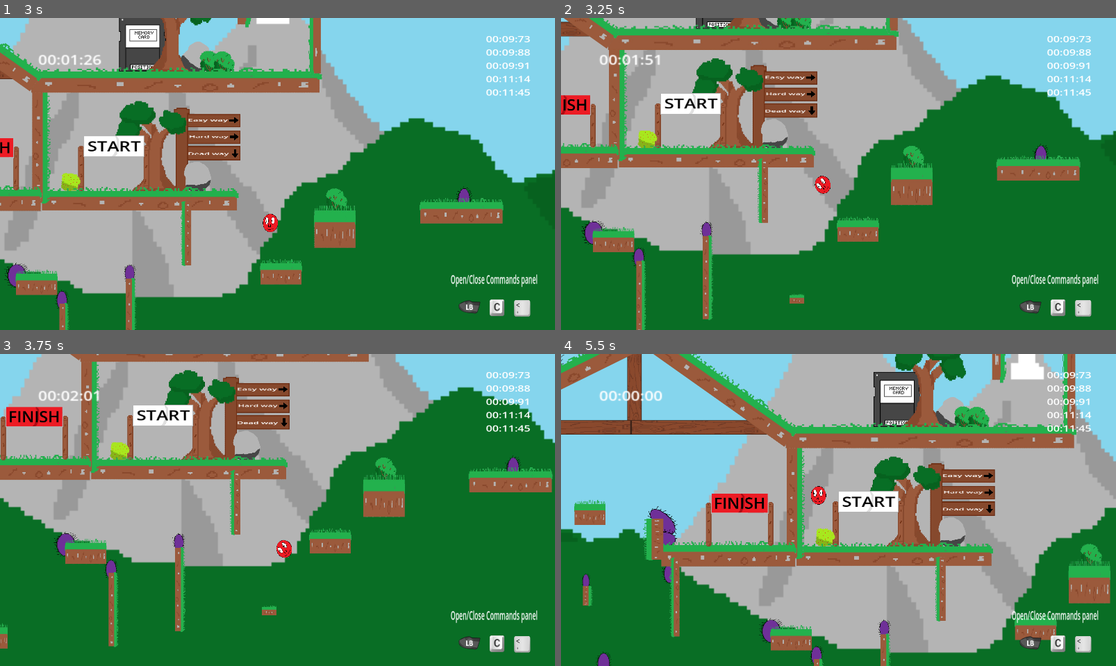
Above: before the commit, frames 1-4 (two rows, left to right).
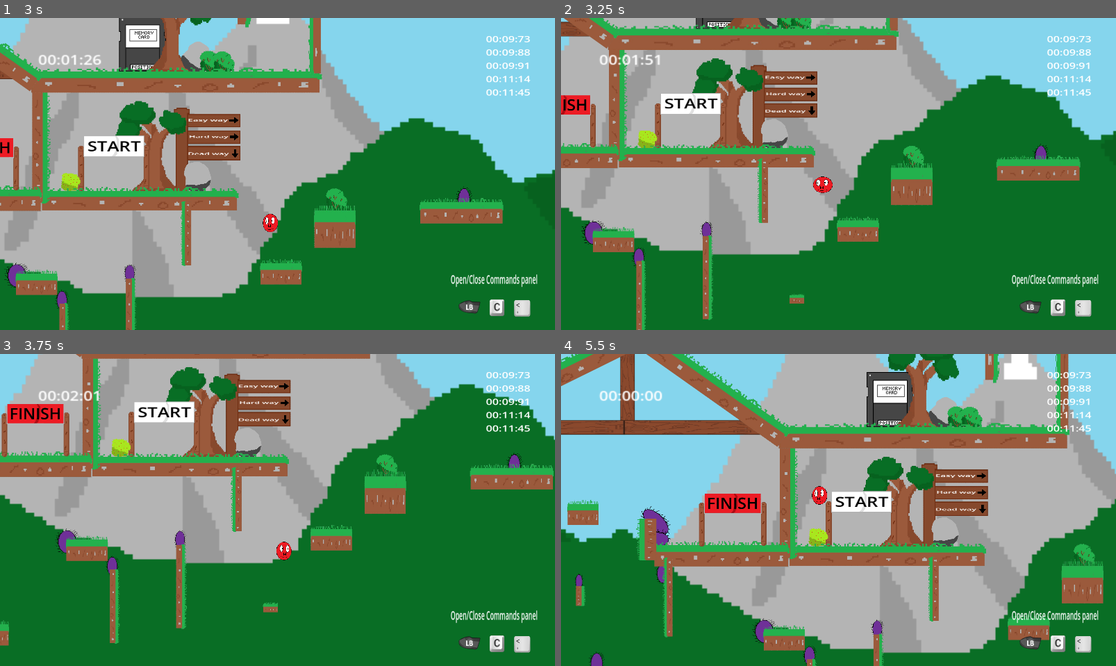
Above: after the commit, the same moments.

Repository: Mahnwe/TheBallThatWasUwU
Game: Godot game, scene res://Scenes/menu.tscn
Same seed, same stepped clock (60 frames per second), same inputs: the game is played once before the commit and once after it.
Inputs (mouse positions are in pixels of both pictures, inside the frame that each line leads up to):
- Up to frame 1 (3 s): click "Level 1" at 0.5 s; tap Enter at 1.25 s; move the mouse to (399, 158) at 1.27 s; hold Space (jump) 1.28-2.03 s; hold D (move_right) 1.28-2.78 s; tap X (dash) at 1.35, 2.3, 2.85 s; click (399, 158) at 1.42 s; move the mouse to (166, 189) at 2.02 s; tap Space (jump) at 2.1, 2.27, 2.57 s; move the mouse to (333, 105) at 2.77 s; hold A (move_left) from 2.78 s (still down); hold Space (jump) from 2.78 s (still down)
- Up to frame 2 (3.25 s): keep holding A (move_left); keep holding Space (jump)
- Up to frame 3 (3.75 s): move the mouse to (249, 572) at 3.52 s; release A (move_left) at 3.53 s; release Space (jump) at 3.53 s; hold D (move_right) from 3.53 s (still down); tap F (next_level) at 3.6 s; click (249, 572) at 3.67 s
- Up to frame 4 (5.5 s): tap Space (jump) at 3.77, 4.07, 5.27 s; tap X (dash) at 3.8, 5.1 s; move the mouse to (1005, 556) at 4.27 s; hold Space (jump) 4.28-5.03 s; tap C (open_commands) at 4.35 s; move the mouse to (672, 463) at 5.02 s; release D (move_right) at 5.03 s; hold A (move_left) from 5.03 s (still down)

Frame 1 is identical in both runs. In frame 2, less than 0.1% of the frame differs, in the area x 45-49%, y 50-57%; in frame 3, 10%; in frame 4, 20%, in the area x 0-100%, y 0-100%.

Commit message:
Change snap lenght, slide on ceiling and scale of raycast arrows, rework player's physics, fix the dash bug where player could infinite dash to the right and fix the jump bug where player could infinite jump after dashing from wall

Diff:
--- a/Scenes/player.tscn
+++ b/Scenes/player.tscn
@@ -123,7 +123,8 @@
 [node name="Player" type="CharacterBody2D"]
 visibility_layer = 2
 position = Vector2(-212, -231)
-floor_snap_length = 7.7
+slide_on_ceiling = false
+floor_snap_length = 3.9
 script = ExtResource("1_24gvc")
 
 [node name="Camera2D" type="Camera2D" parent="."]
@@ -179,13 +180,13 @@
 [node name="RaycastRight" type="RayCast2D" parent="."]
 position = Vector2(212, 231)
 rotation = -1.5708
-scale = Vector2(8, 1)
+scale = Vector2(4, 1)
 target_position = Vector2(0, 30)
 
 [node name="RaycastLeft" type="RayCast2D" parent="."]
 position = Vector2(212, 231)
 rotation = 1.5708
-scale = Vector2(8, 1)
+scale = Vector2(4, 1)
 target_position = Vector2(0, 30)
 
 [node name="DeadLabel" type="Label" parent="."]
--- a/Scripts/player.gd
+++ b/Scripts/player.gd
@@ -2,12 +2,15 @@
 
 #@export
 var speed = 300
+var wall_pushback = 600
 
 #@export
 var gravity = 30
 
 #@export
-var jump_force = 660
+var jump_force = -660
+var wall_jump_force_to_right = Vector2(speed, jump_force)
+var wall_jump_force_to_left = Vector2(-speed, jump_force)
 
 const VELOCITY_Y_MAX = 600
 const dash_speed = 1200
@@ -22,7 +25,7 @@
 	check_if_player_is_on_floor()
 	check_if_player_is_not_on_floor()
 	check_if_player_is_on_wall()
-	check_for_player_movement_and_animation()
+	check_for_player_movement()
 	_dash()
 
 func _dash():
@@ -45,8 +48,8 @@
 
 func check_if_player_is_not_on_floor():
 	if !is_on_floor():
-		if Input.is_action_just_pressed("jump") and can_double_jump and number_of_jumps < 1:
-			velocity.y = -jump_force
+		if Input.is_action_just_pressed("jump") and can_double_jump and number_of_jumps <= 1:
+			velocity.y = jump_force
 			number_of_jumps += 1
 			if velocity.x < 0:
 				$AnimatedSprite2D.animation = "jump"
@@ -75,8 +78,12 @@
 
 func check_if_player_is_on_floor():
 	if is_on_floor():
+		can_dash = true
 		number_of_jumps = 0
-		can_dash = true
+		if velocity.x == 0:
+			$AnimatedSprite2D.stop()
+			$AnimatedSprite2D.animation = "stay"
+			$AnimatedSprite2D.play()
 		if velocity.x != 0:
 			if velocity.x < 0:
 				$AnimatedSprite2D.animation = "walk"
@@ -87,52 +94,41 @@
 				$AnimatedSprite2D.flip_h = false
 				$AnimatedSprite2D.play()
 		if Input.is_action_pressed("jump"):
-			velocity.y = -jump_force
+			velocity.y = jump_force
 			number_of_jumps += 1
-			if velocity.x < 0 and Input.is_action_just_pressed("jump"):
+			if velocity.x < 0:
 					$AnimatedSprite2D.animation = "jump"
 					$AnimatedSprite2D.flip_h = true
 					$AnimatedSprite2D.play()
-			if velocity.x > 0 and Input.is_action_just_pressed("jump"):
+			if velocity.x > 0:
 					$AnimatedSprite2D.animation = "jump"
 					$AnimatedSprite2D.flip_h = false
 					$AnimatedSprite2D.play()
-			if velocity.x == 0 and Input.is_action_just_pressed("jump"):
+			if velocity.x == 0:
 					$AnimatedSprite2D.animation = "jump"
 					$AnimatedSprite2D.flip_h = false
 					$AnimatedSprite2D.play()
 
 func check_if_player_is_on_wall():
 		# Wall-jump
-	if is_on_wall():
-		number_of_jumps = -1
-		var wall_normal = get_wall_normal()
-		can_dash = true
+	if is_on_wall() and Input.is_action_pressed("move_left") or Input.is_action_pressed("move_right"):
 		check_animation_if_on_wall()
-		if Input.is_action_pressed("jump"):
-			number_of_jumps += 1
-			if Input.is_action_just_pressed("move_left") and wall_normal == Vector2.LEFT :
-				velocity.x = speed * wall_normal.x
-				velocity.y = -jump_force
+		if collinding_right_wall() and Input.is_action_pressed("jump"):
+				velocity = wall_jump_force_to_left
 				$AnimatedSprite2D.animation = "jump"
 				$AnimatedSprite2D.flip_h = true
 				$AnimatedSprite2D.play()
-			if Input.is_action_just_pressed("move_right") and wall_normal == Vector2.RIGHT :
-				velocity.x = speed * wall_normal.x
-				velocity.y = -jump_force
+				await $AnimatedSprite2D.animation_finished
+		if colliding_left_wall() and Input.is_action_pressed("jump"):
+				velocity = wall_jump_force_to_right
 				$AnimatedSprite2D.animation = "jump"
 				$AnimatedSprite2D.flip_h = false
 				$AnimatedSprite2D.play()
+				await $AnimatedSprite2D.animation_finished
 
-func check_for_player_movement_and_animation():
+func check_for_player_movement():
 	# Horizontal movements
 	# 	return -1 if left, +1 if right, 0 if both or neither
-	if is_on_floor():
-		number_of_jumps = 0
-		if velocity.x == 0 and velocity.y == 0:
-			$AnimatedSprite2D.stop()
-			$AnimatedSprite2D.animation = "stay"
-			$AnimatedSprite2D.play()
 	var horizontal_direction = Input.get_axis("move_left","move_right")
 	velocity.x = speed * horizontal_direction
 	move_and_slide()
@@ -140,11 +136,13 @@
 
 func check_animation_if_on_wall():
 	if collinding_right_wall() and Input.is_action_pressed("move_right"):
+		number_of_jumps = 0
 		velocity.y = gravity+32
 		can_dash = true
 		$AnimatedSprite2D.animation = "stay"
 		$AnimatedSprite2D.flip_h = true
 	if colliding_left_wall() and Input.is_action_pressed("move_left"):
+		number_of_jumps = 0
 		velocity.y = gravity+32
 		can_dash = true
 		$AnimatedSprite2D.animation = "stay"
